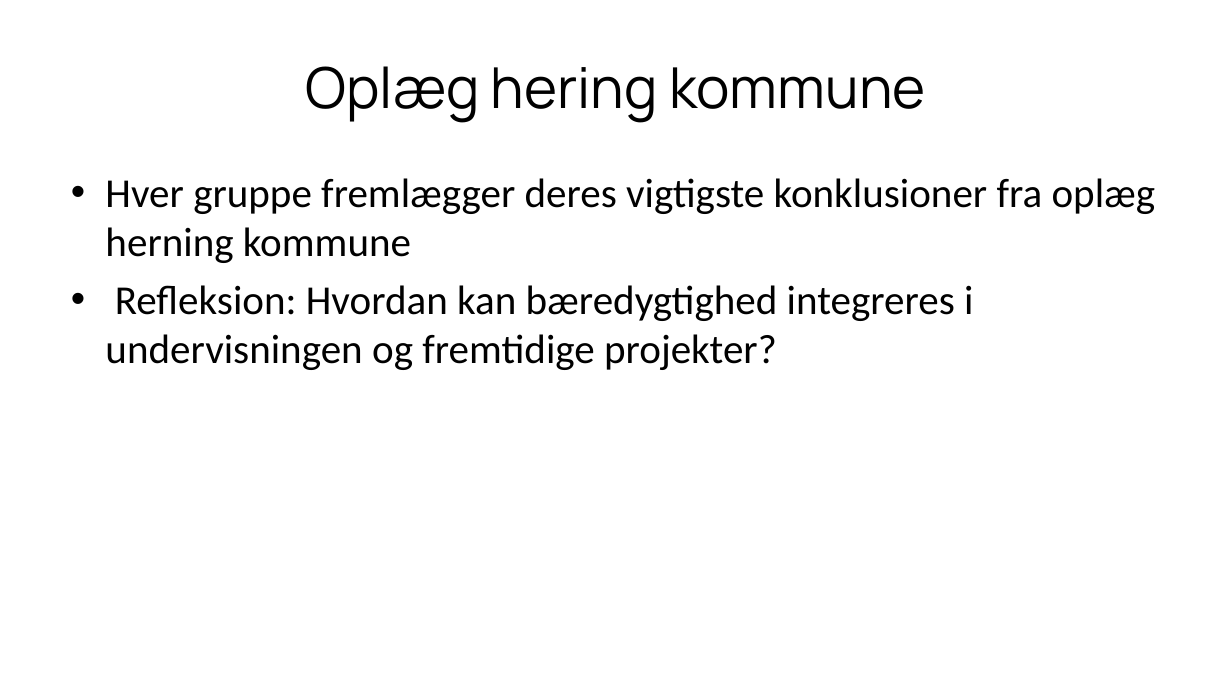
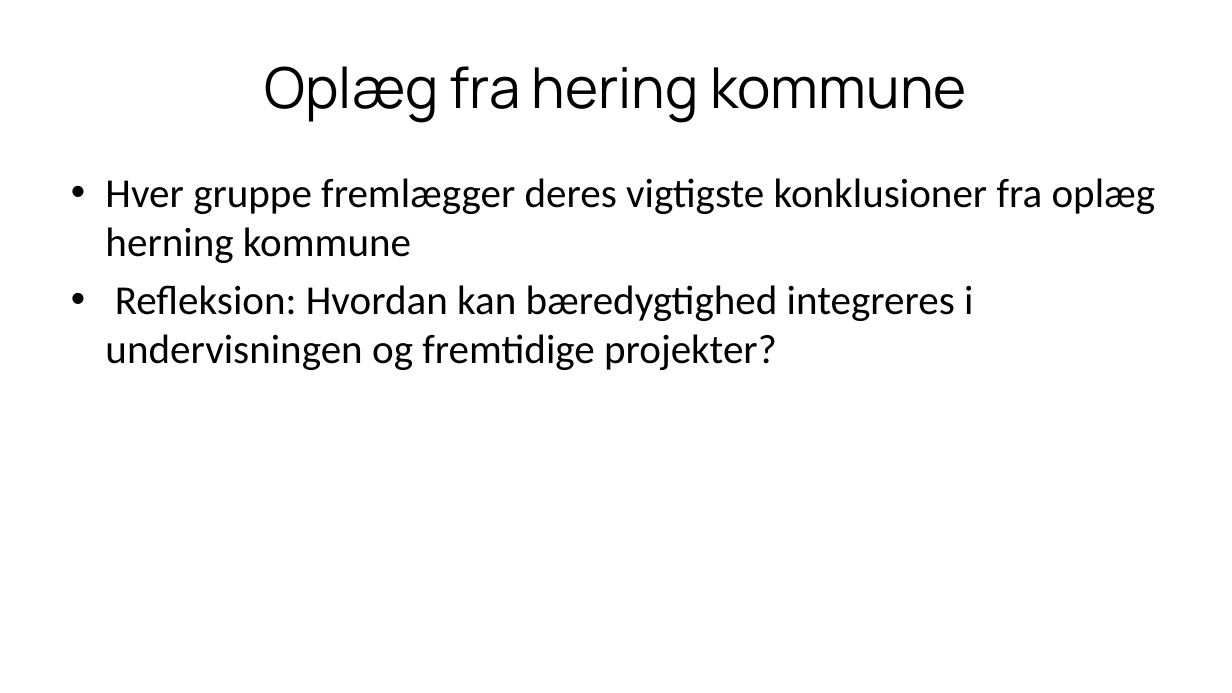
Before and after one commit to xbibogo/MMD24, a slide deck: slide 2 of semester2 PPT/Sustainable_Web_Presentation_Danish.pptx. Drawn at 1232x693 pixels with LibreOffice and Linux fonts; fonts in the diff are those of the drawing. Boxes give left, top, right and bottom in pixels: in the first picture for what was removed or moved away, otherwise in the second. Text is boxed around its words. In the diff, an @@ line names an element or a change of style, - is before the commit and + after.

```diff
--- a/semester2 PPT/Sustainable_Web_Presentation_Danish.pptx
+++ b/semester2 PPT/Sustainable_Web_Presentation_Danish.pptx
@@ title at (265,66,966,123): text changed @@
-Oplæg hering kommune
+Oplæg fra hering kommune
```
Also in this commit, not shown: 2 slides added.
